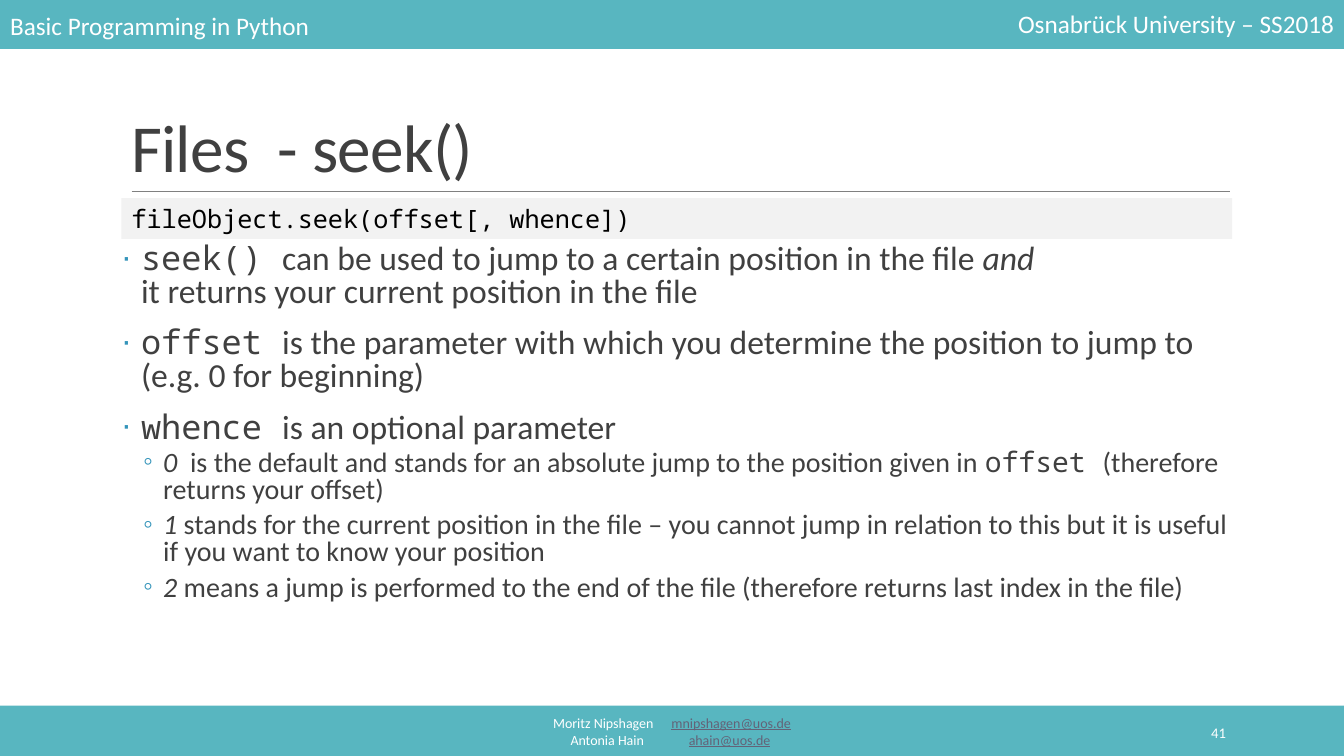
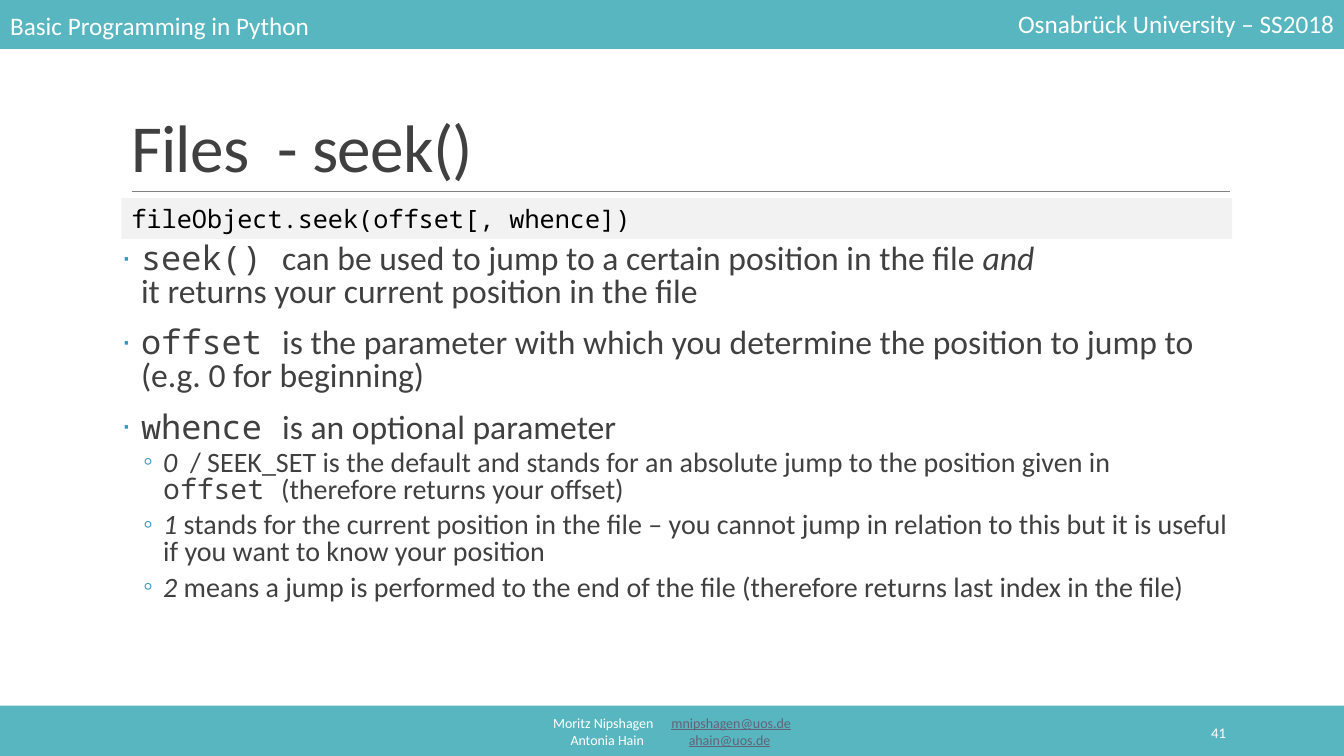
Before and after one commit to mnipshagen/monty, a slide deck: slide 41 of 2018/06/06_Sorting_and_IO.pptx. Drawn at 1344x756 pixels with LibreOffice and Linux fonts; fonts in the diff are those of the drawing. Boxes give left, top, right and bottom in pixels: in the first picture for what was removed or moved away, otherwise in the second. Text is boxed around its words. In the diff, an @@ line names an element or a change of style, - is before the commit and + after.

```diff
--- a/2018/06/06_Sorting_and_IO.pptx
+++ b/2018/06/06_Sorting_and_IO.pptx
@@ text at (x1=163, y1=452, x2=1110, y2=504): text changed @@
-  ◦ 0 is the default and stands for an absolute jump to the position given in offset (therefore returns your offset)
+  ◦ 0 / SEEK_SET is the default and stands for an absolute jump to the position given in offset (therefore returns your offset)
```
Also in this commit, not shown: 2 other slides changed, 7 slides added, 9 other files.
